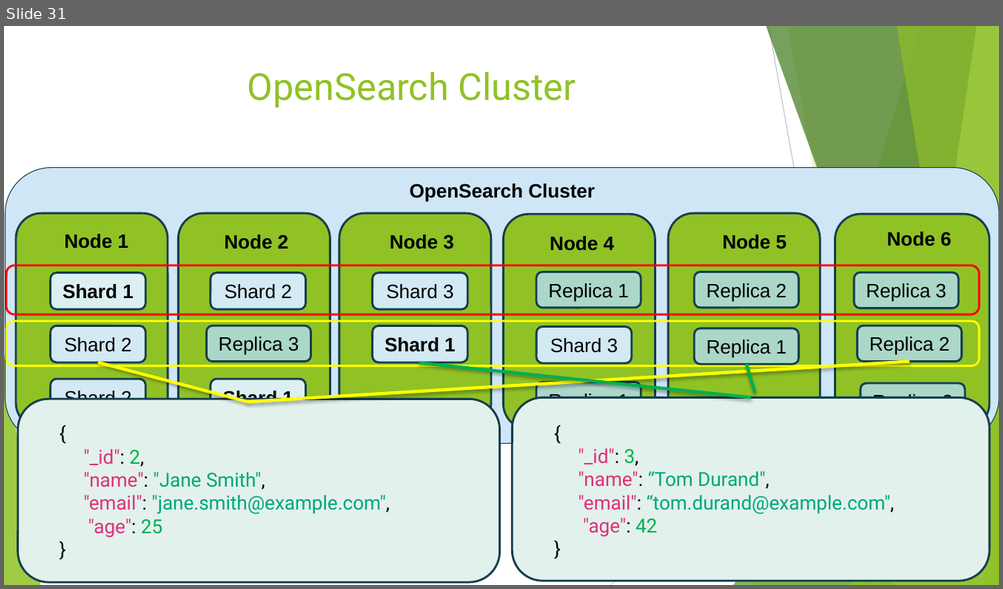
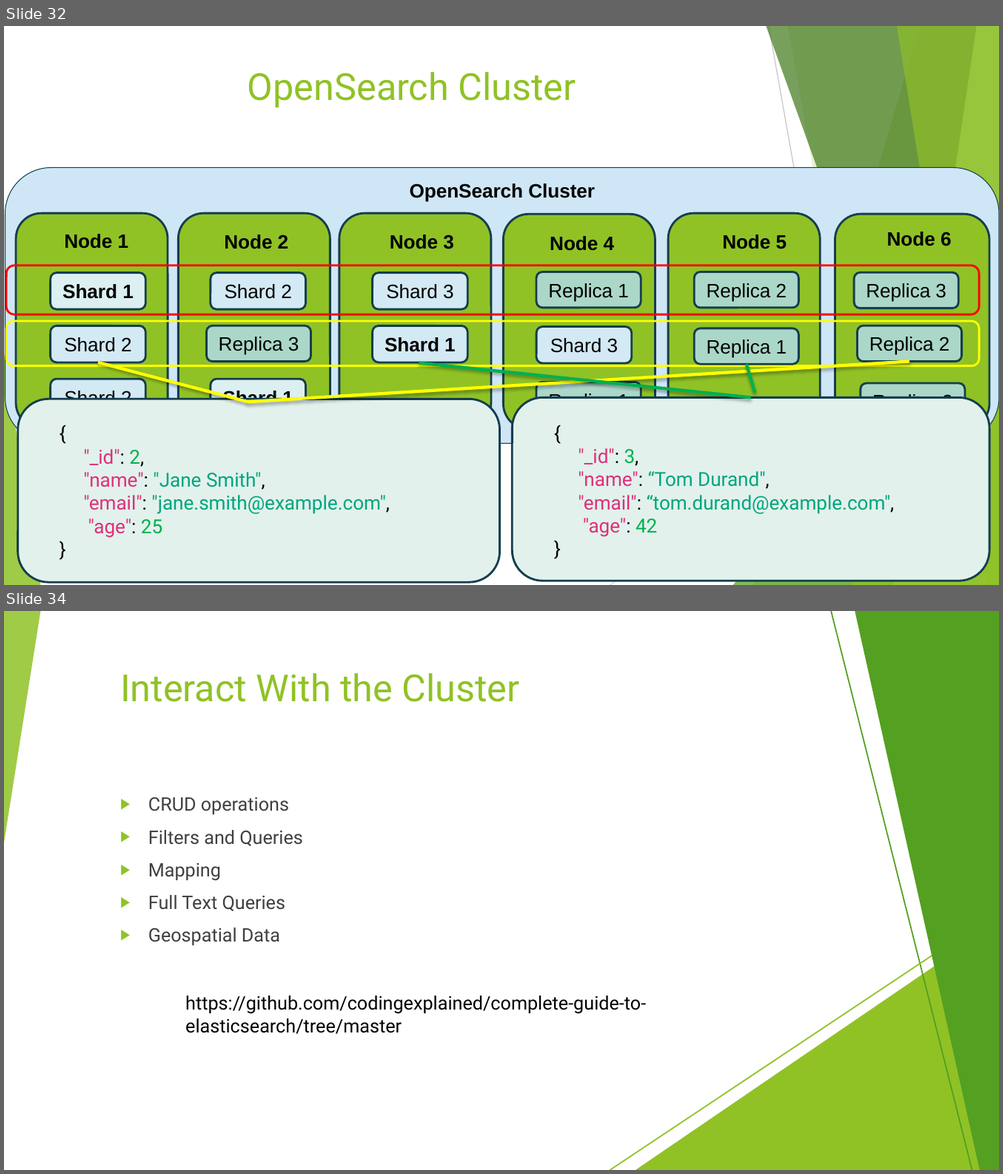
Before and after one commit to zwergon/ensg_search, a slide deck: docs/NoSQL introduction.pptx. Shown one above the other, each under a label of ours: slide 31 before the commit, slides 32 and 34 after it; the slides between them are not shown. The pictures are 1003x589 and 1003x1174 pixels, drawn with LibreOffice and Linux fonts; fonts in the diff are those of the drawing. Boxes give left, top, right and bottom in pixels: in the first picture for what was removed or moved away, otherwise in the second. Text is boxed around its words. In the diff, an @@ line names an element or a change of style, - is before the commit and + after.

```diff
--- a/docs/NoSQL introduction.pptx
+++ b/docs/NoSQL introduction.pptx
@@ slide 34 added at box(4, 611, 999, 1170), background #FFFFFF; not listed: 10 template elements that a slide beside it also shows @@
@@ rectangle added at box(4, 611, 999, 1170), fill #FFFFFF @@
@@ triangle added at box(4, 611, 40, 843), fill #90C226 at 85% opacity @@
@@ line added from (831, 611) to (972, 1170), #54A021 1.25 pt @@
@@ freeform shape added at box(854, 611, 999, 1170), fill #54A021 @@
@@ title added at box(120, 673, 520, 702), 36 pt, text #90C226 @@
+Interact With the Cluster
@@ text added at box(148, 797, 303, 945), 18 pt, text #404040 @@
+▶ CRUD operations
+▶ Filters and Queries
+▶ Mapping
+▶ Full Text Queries
+▶ Geospatial Data
@@ line added from (999, 911) to (610, 1170), #90C226 1.25 pt @@
@@ triangle added at box(635, 923, 999, 1170), fill #90C226 @@
@@ text added at box(185, 996, 646, 1034), 18 pt, text #000000 @@
+https://github.com/codingexplained/complete-guide-to-elasticsearch/tree/master
@@ what was slide 31 is now slide 32 @@
```
Also in this commit, not shown: 1 slide changed, 34 other slides added, 8 other files.
